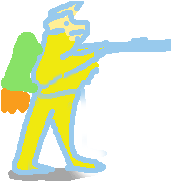
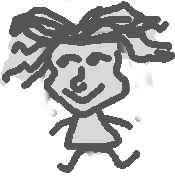
Revision of a layered 175 × 181 image; what changed, layer by layer:
added group "Group 3" with 7 layers above "Group 2" over (0, 0, 175, 177)
added layer "Layer 8" in group "Group 3" over (0, 0, 175, 174)
added layer "Layer 11" in group "Group 3" over (0, 9, 166, 146)
hid group "Group 1 copy" (3 layers) over (1, 1, 171, 181)
